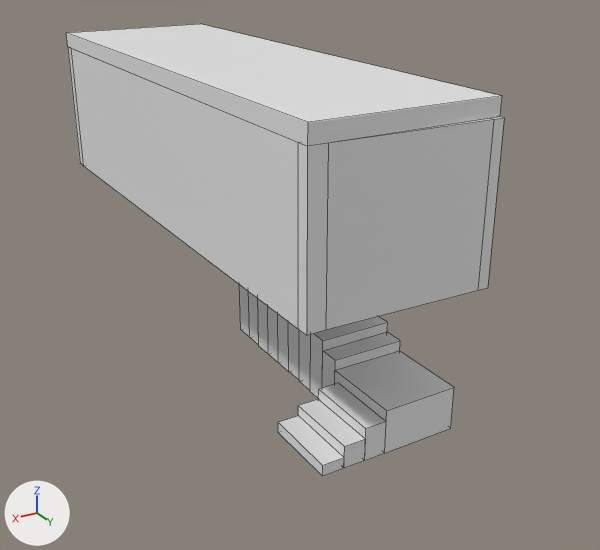
The Blender file Unity Projekt/Assets/House/house_complete_8.blend as it was, and as the next commit left it.
One viewpoint serves both versions: a camera (50 mm lens) standing at (3.6, 16.96, 6.25) and looking at (-3.78, 4.65, 0.1). Every picture has the same lights, and +X, +Y and +Z are marked at lower left. Mesh edges are drawn as thin lines.

Objects in the first picture: 'stairs', 'upstairs', 'upstairs_ceiling'.
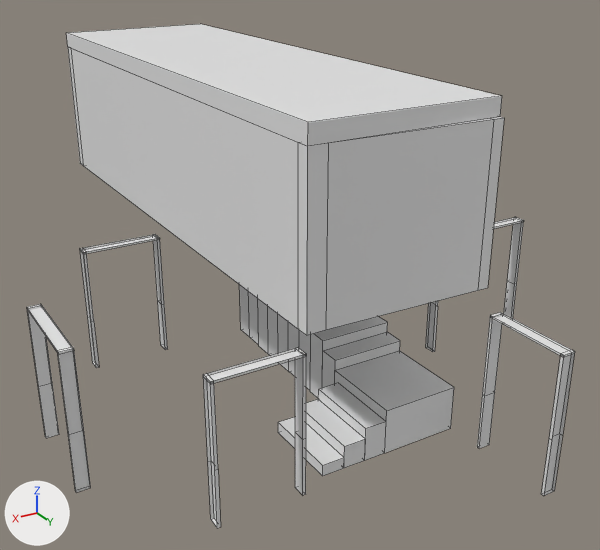
Location of each change, (x1, y1, x2, y2) in pixels of the pictures (600 x 550 px):
'door_frames', shown
    after: (80, 217, 575, 528)
'door_frames.001', added
    after: (27, 304, 91, 493)

Edits to the bpy script that builds the scene:
```text
Add me_plane_016:
    me_plane_016.from_pydata(...)  # 28 vertices, 21 faces; spans x -1.0..1.0, y 62.3..78.7, z 0.0..91.4
Change ob_door_frames:
    remove ob_door_frames.hide_viewport = True
Add ob_door_frames_001:
    ob_door_frames_001 = bpy.data.objects.new('door_frames.001', me_plane_016)
    ob_door_frames_001.location = (1.1, -1.87, -1.74)
    ob_door_frames_001.scale = (0.105, 0.105, 0.0263)
```
